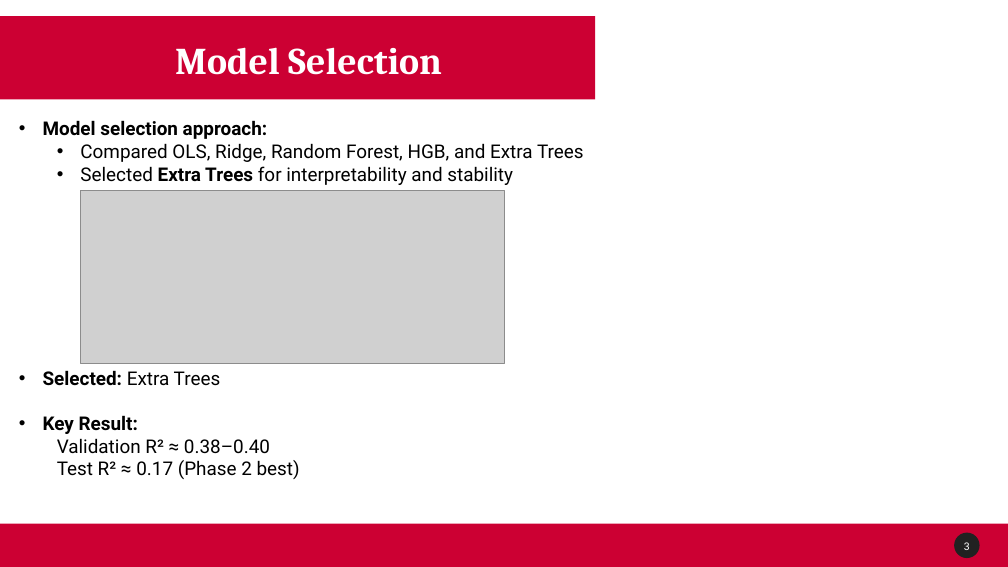
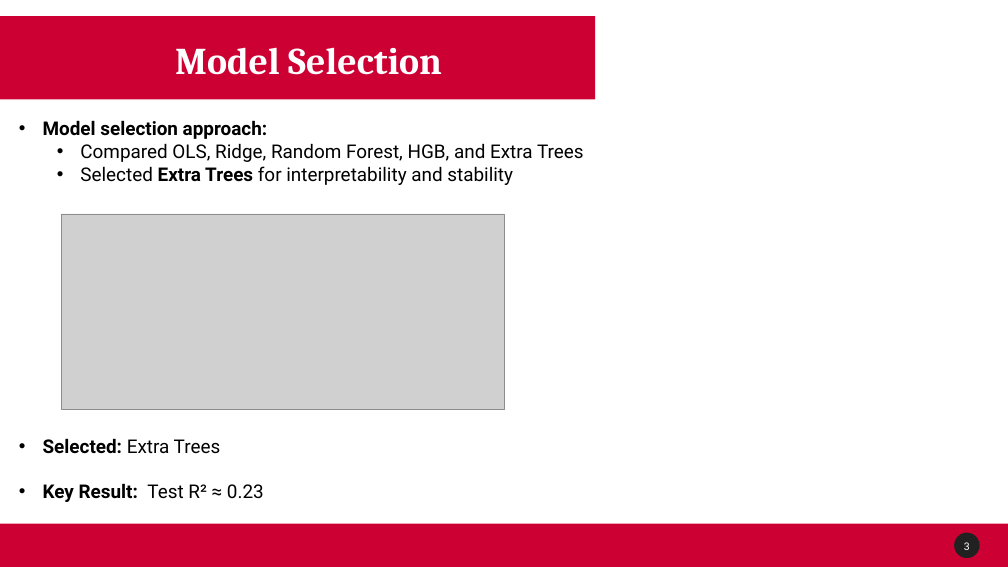
Before and after one commit to Venettov/CAPSTONE_DATA_SCIENCE_RIVERARUIZ, a slide deck: slide 4 of project_reports/10APR_Progress.pptx. Drawn at 1008x567 pixels with LibreOffice and Linux fonts; fonts in the diff are those of the drawing; grey boxes stand for pictures; background and template pictures are left out. Boxes give left, top, right and bottom in pixels: in the first picture for what was removed or moved away, otherwise in the second. Text is boxed around its words. In the diff, an @@ line names an element or a change of style, - is before the commit and + after.

Commit message:
feat: stabilize Phase 3 forecasting backbone and align with Phase 2 pipeline
- Fixed Phase 3 backbone evaluation to use exact Phase 2 time-based split (train <=2018, val=2019, test >=2020)
- Successfully loaded Phase 2 pipeline and reference summary for consistent cross-phase validation
- Added clean historical backbone evaluation before recursive forecasting
- Resolved feature drift and distribution mismatch in recursive forecasting logic
- Improved feature evolution using mean-reversion toward municipality-level historical anchors
- Reduced extrapolation instability by controlling year input during forecasting
- Separated forecasting logic from evaluation to prevent contamination of test metrics
- Added output: phase3_v4_clean_backbone_evaluation.csv for validation tracking

Result:
- Test R² improved from -1.21 to ~0.23
- Validation R² improved to ~0.75
- Minimal reproduction gap between Phase 2 and Phase 3
- Established stable and validated forecasting backbone for scenario analysis

```diff
--- a/project_reports/10APR_Progress.pptx
+++ b/project_reports/10APR_Progress.pptx
@@ picture: place and size @@
-picture at bbox=[81, 191, 504, 364]
+picture at bbox=[61, 214, 504, 409]
@@ text at bbox=[43, 483, 264, 502]: text changed @@
-• Key Result:
-  Validation R² ≈ 0.38–0.40
-  Test R² ≈ 0.17 (Phase 2 best)
+• Key Result: Test R² ≈ 0.23
```
Also in this commit, not shown: 1 other slide changed, 1 slide added, 2 slides removed, 3 other files.
